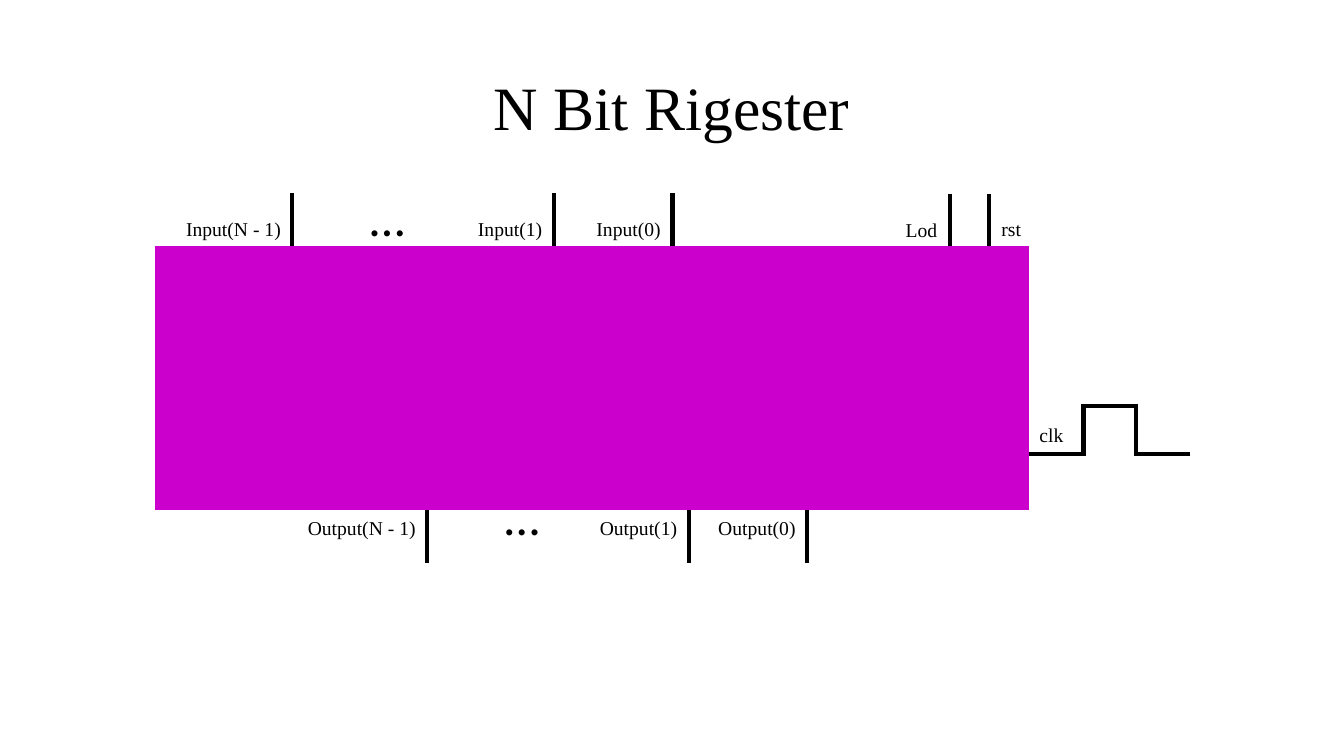
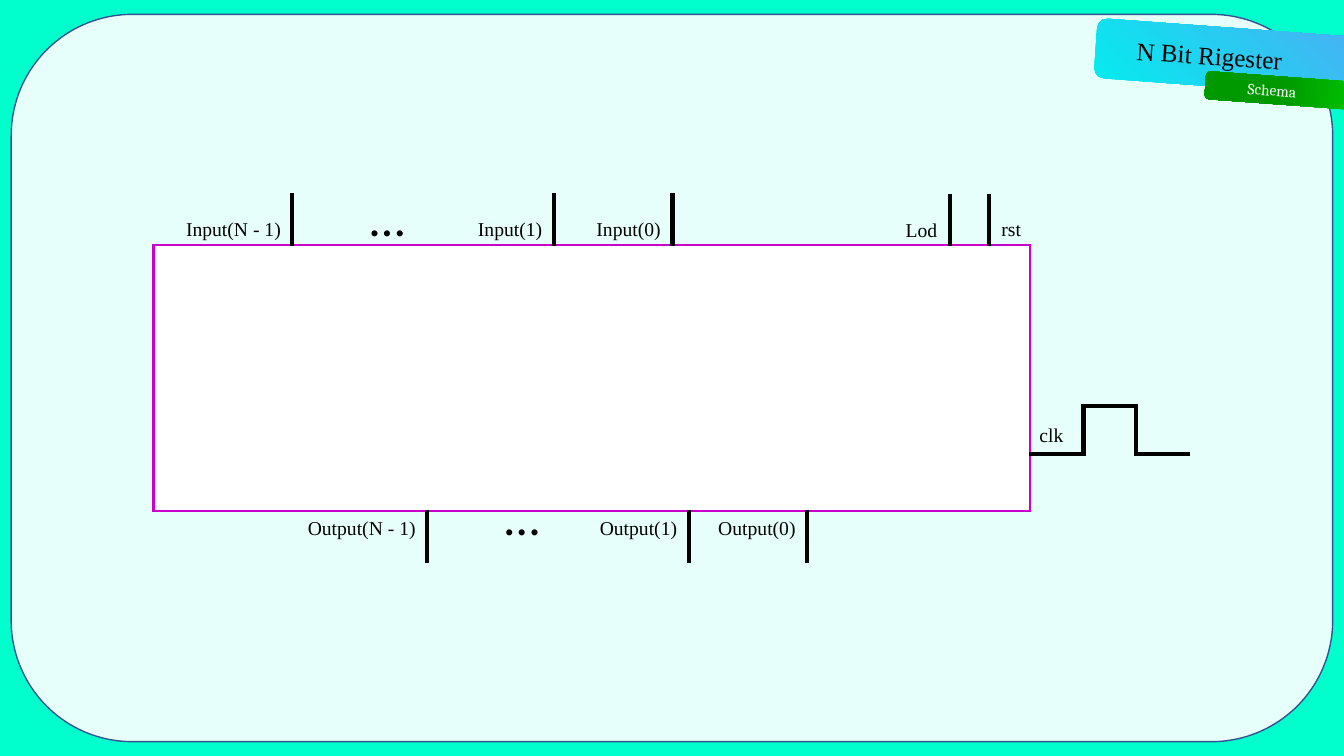
Before and after one commit to RAAvenger/N-Bit-Multiplier, a slide deck: slide 19 of Presentation.pptx. Drawn at 1344x756 pixels with LibreOffice and Linux fonts; fonts in the diff are those of the drawing. Boxes give left, top, right and bottom in pixels: in the first picture for what was removed or moved away, otherwise in the second. Text is boxed around its words. In the diff, an @@ line names an element or a change of style, - is before the commit and + after.

```diff
--- a/Presentation.pptx
+++ b/Presentation.pptx
@@ background #FFFFFF to #00FFCC @@
@@ rounded rectangle added at (x1=11, y1=14, x2=1333, y2=742), fill #E7FFFA, outline #325491 1 pt @@
@@ rounded rectangle added at (x1=1093, y1=18, x2=1344, y2=98), fill gradient #6595F5 to #43B4F3 to #02EEEE @@
@@ title "N Bit Rigester" moved from (x1=494, y1=89, x2=849, y2=142) to (x1=1136, y1=43, x2=1282, y2=74) @@
@@ title "N Bit Rigester" at (x1=1136, y1=43, x2=1282, y2=74): size 44 to 18 pt; rotation 0 to 4 degrees @@
@@ rounded rectangle added at (x1=1205, y1=71, x2=1344, y2=111), fill gradient #00CC00 to #009900 @@
@@ text added at (x1=1247, y1=84, x2=1296, y2=98), 11 pt, text #FFFFFF @@
+Schema
@@ rectangle at (x1=153, y1=245, x2=1030, y2=511): fill #CC00CC to #FFFFFF; outline #FFFFFF 1.5 pt to #CC00CC 1.5 pt @@
```
Also in this commit, not shown: 27 other slides changed, 1 slide added, 1 slide removed, 1 other file.
